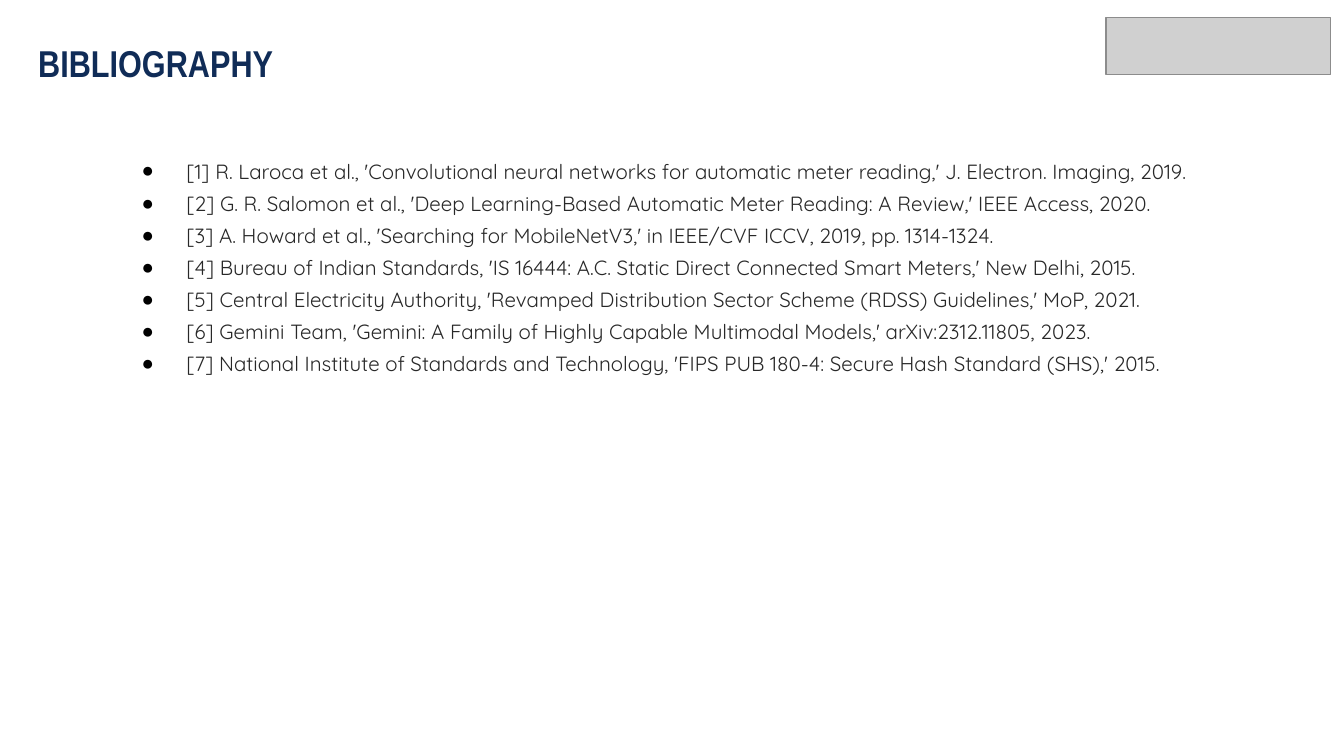
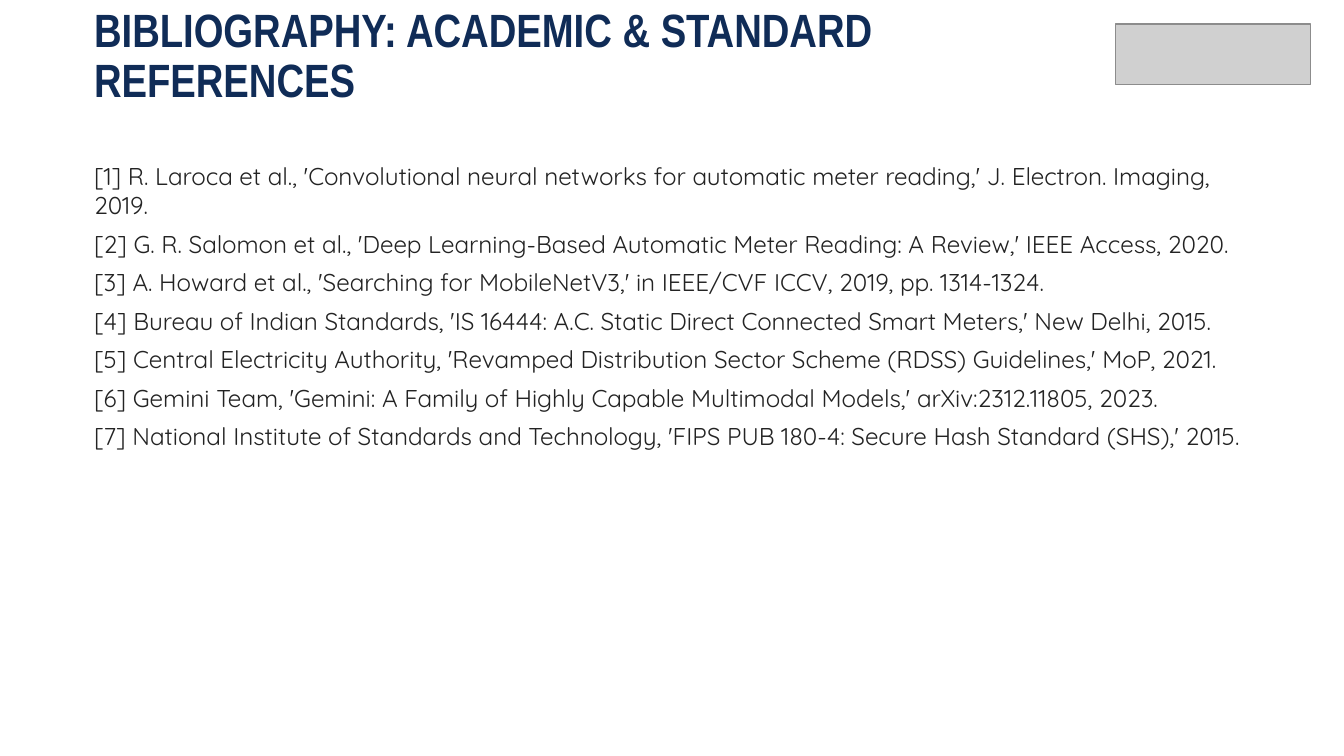
Before and after one commit to frankmathewsajan/psychic-spark, a slide deck: slide 15 of docs/presentation/Capstone_Final_Review_Presentation.pptx. Drawn at 1344x756 pixels with LibreOffice and Linux fonts; fonts in the diff are those of the drawing; grey boxes stand for pictures; background and template pictures are left out. Boxes give left, top, right and bottom in pixels: in the first picture for what was removed or moved away, otherwise in the second. Text is boxed around its words. In the diff, an @@ line names an element or a change of style, - is before the commit and + after.

Commit message:
fix(presentation-report): diagonal logo scaling, uniform bullets, abbreviations split, and layout perfection

```diff
--- a/docs/presentation/Capstone_Final_Review_Presentation.pptx
+++ b/docs/presentation/Capstone_Final_Review_Presentation.pptx
@@ title at (94, 14, 872, 98): text changed; size 20 to 25 pt @@
-BIBLIOGRAPHY
+BIBLIOGRAPHY: ACADEMIC & STANDARD REFERENCES
@@ picture: place and size @@
-picture at (1106, 17, 1331, 74)
+picture at (1116, 24, 1310, 85)
@@ text "[1] R. Laroca et al., ...": place and size @@
-text "[1] R. Laroca et al., ..." at (186, 164, 1186, 375)
+text "[1] R. Laroca et al., ..." at (94, 167, 1240, 450)
@@ text "[1] R. Laroca et al., ..." at (94, 167, 1240, 450): size 11 to 13 pt, text colour #282828 to #232323; bullet ● to none; more space between paragraphs @@
```
Also in this commit, not shown: 15 other slides changed, 4 other files.
